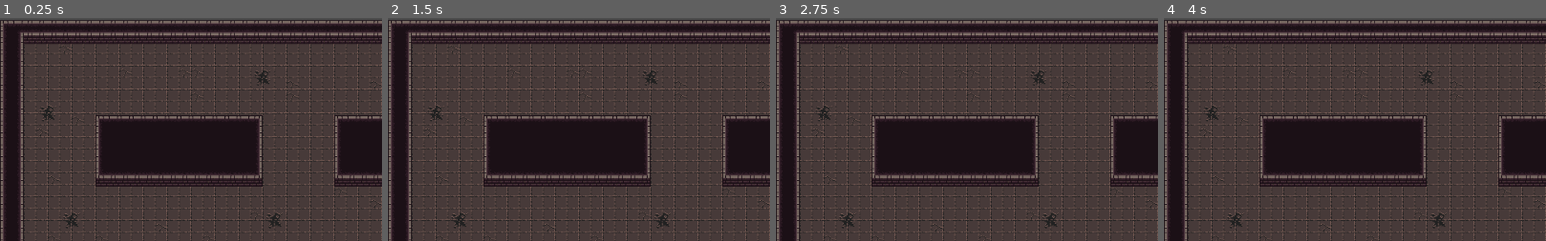
Above: before the commit, frames 1-4 (left to right).
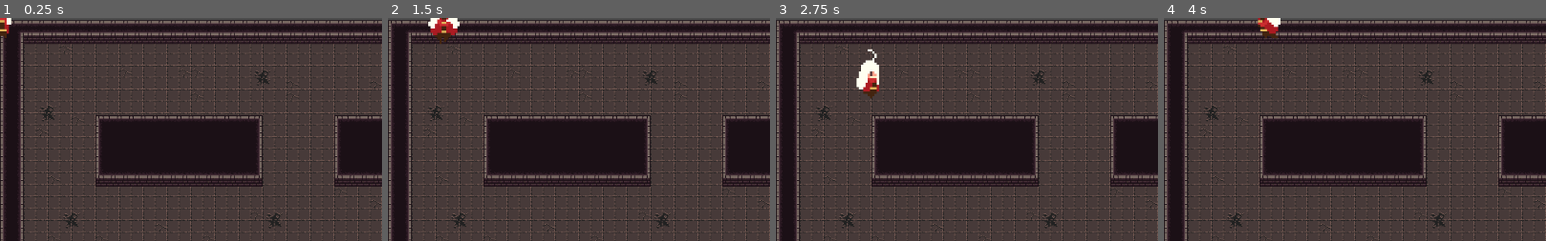
Above: after the commit, the same moments.

Repository: EncouragingGunnar/battle-arena
Game: Godot game, scene res://Scenes/World.tscn
The game is run twice, just before and just after one commit, with the same random seed, the same clock (stepped at 60 frames per second) and the same inputs.
Inputs (mouse positions are % of the whole screen's width and height, from its top left):
- Up to frame 1 (0.25 s): no input
- Up to frame 2 (1.5 s): tap Enter at 0.5 s; move the mouse to (72, 45) at 0.52 s; hold Right (ui_right) 0.53-1.28 s; click (72, 45) at 0.67 s; move the mouse to (30, 55) at 1.27 s; hold Down (ui_down) from 1.28 s (still down)
- Up to frame 3 (2.75 s): move the mouse to (60, 28) at 2.02 s; release Down (ui_down) at 2.03 s; hold Right (ui_right) from 2.03 s (still down)
- Up to frame 4 (4 s): move the mouse to (45, 70) at 2.77 s; release Right (ui_right) at 2.78 s; hold Up (ui_up) 2.78-3.53 s; click (45, 70) at 2.92 s; move the mouse to (80, 65) at 3.52 s; hold Left (ui_left) from 3.53 s (still down)
The pictures show only the part of the screen within x 0-50%, y 0-50%; the shares and areas given below are measured in that part.

The runs differ from the first frame. In frame 1, 0.2% of the frame differs, in the area x 0-3%, y 0-9%; in frame 2, 0.6%; in frame 3, 0.8%, in the area x 21-27%, y 13-36%; in frame 4, 0.4%.

Commit message:
More animations and basic movement code

Diff:
--- a/battle-arena/Chicken Runners/Scenes/Knights.tscn
+++ b/battle-arena/Chicken Runners/Scenes/Knights.tscn
@@ -1,6 +1,6 @@
 [gd_scene load_steps=3 format=2]
 
-[ext_resource path="res://Scenes/Knights.gd" type="Script" id=2]
+[ext_resource path="res://Scripts/Knights.gd" type="Script" id=2]
 
 [sub_resource type="RectangleShape2D" id=1]
 extents = Vector2( 39, 20 )
--- a/battle-arena/Chicken Runners/Scenes/Level.tscn
+++ b/battle-arena/Chicken Runners/Scenes/Level.tscn
@@ -1,10 +1,9 @@
-[gd_scene load_steps=14 format=2]
+[gd_scene load_steps=13 format=2]
 
 [ext_resource path="res://Textures/WYdv41.png" type="Texture" id=1]
 [ext_resource path="res://Textures/0f6a29db-2521-4e60-899f-1795dfa4906e.png" type="Texture" id=2]
 [ext_resource path="res://Textures/16x16 dungeon ii wall reconfig v04 spritesheet.png" type="Texture" id=3]
 [ext_resource path="res://Scripts/Level.gd" type="Script" id=5]
-[ext_resource path="res://Scenes/Knights.tscn" type="PackedScene" id=7]
 
 [sub_resource type="NavigationPolygon" id=14]
 vertices = PoolVector2Array( 985, 412, 984, 509, 33, 510, 39, 409 )
@@ -151,10 +150,6 @@
 [node name="NavigationPolygonInstance4" type="NavigationPolygonInstance" parent="MapNavigation"]
 navpoly = SubResource( 14 )
 
-[node name="Knights" parent="MapNavigation" instance=ExtResource( 7 )]
-position = Vector2( 100, 100 )
-z_index = 2
-
 [node name="Floor" type="TileMap" parent="MapNavigation"]
 position = Vector2( 0, 3 )
 tile_set = SubResource( 15 )
--- a/battle-arena/Chicken Runners/Scenes/Player.tscn
+++ b/battle-arena/Chicken Runners/Scenes/Player.tscn
@@ -26,6 +26,7 @@
 [sub_resource type="Animation" id=3]
 resource_name = "BackIdle"
 length = 0.4
+loop = true
 tracks/0/type = "value"
 tracks/0/path = NodePath("Sprite:frame")
 tracks/0/interp = 1
@@ -58,6 +59,7 @@
 [sub_resource type="Animation" id=5]
 resource_name = "BackLeftIdle"
 length = 0.4
+loop = true
 tracks/0/type = "value"
 tracks/0/path = NodePath("Sprite:frame")
 tracks/0/interp = 1
@@ -141,6 +143,7 @@
 [sub_resource type="Animation" id=11]
 resource_name = "BackRightIdle"
 length = 0.4
+loop = true
 tracks/0/type = "value"
 tracks/0/path = NodePath("Sprite:frame")
 tracks/0/interp = 1
@@ -238,6 +241,7 @@
 [sub_resource type="Animation" id=17]
 resource_name = "BackWalk"
 length = 0.7
+loop = true
 tracks/0/type = "value"
 tracks/0/path = NodePath("Sprite:frame")
 tracks/0/interp = 1
@@ -270,6 +274,7 @@
 [sub_resource type="Animation" id=19]
 resource_name = "FrontIdle"
 length = 0.4
+loop = true
 tracks/0/type = "value"
 tracks/0/path = NodePath("Sprite:frame")
 tracks/0/interp = 1
@@ -302,6 +307,7 @@
 [sub_resource type="Animation" id=21]
 resource_name = "FrontLeftIdle"
 length = 0.4
+loop = true
 tracks/0/type = "value"
 tracks/0/path = NodePath("Sprite:frame")
 tracks/0/interp = 1
@@ -349,6 +355,7 @@
 [sub_resource type="Animation" id=24]
 resource_name = "FrontLeftWalk"
 length = 0.7
+loop = true
 tracks/0/type = "value"
 tracks/0/path = NodePath("Sprite:frame")
 tracks/0/interp = 1
@@ -381,6 +388,7 @@
 [sub_resource type="Animation" id=26]
 resource_name = "FrontRightIdle"
 length = 0.4
+loop = true
 tracks/0/type = "value"
 tracks/0/path = NodePath("Sprite:frame")
 tracks/0/interp = 1
@@ -429,6 +437,7 @@
 [sub_resource type="Animation" id=29]
 resource_name = "FrontRightWalk"
 length = 0.8
+loop = true
 tracks/0/type = "value"
 tracks/0/path = NodePath("Sprite:frame")
 tracks/0/interp = 1
@@ -476,6 +485,7 @@
 
 [sub_resource type="Animation" id=32]
 resource_name = "FrontWalk"
+loop = true
 tracks/0/type = "value"
 tracks/0/path = NodePath("Sprite:frame")
 tracks/0/interp = 1
@@ -487,6 +497,86 @@
 "transitions": PoolRealArray( 1, 1, 1, 1, 1, 1, 1, 1, 1, 1 ),
 "update": 1,
 "values": [ 260, 261, 262, 263, 264, 265, 266, 267, 268, 269 ]
+}
+
+[sub_resource type="Animation" id=33]
+resource_name = "LeftBow"
+length = 0.9
+tracks/0/type = "value"
+tracks/0/path = NodePath("Sprite:frame")
+tracks/0/interp = 1
+tracks/0/loop_wrap = true
+tracks/0/imported = false
+tracks/0/enabled = true
+tracks/0/keys = {
+"times": PoolRealArray( 0, 0.1, 0.2, 0.3, 0.4, 0.5, 0.6, 0.7, 0.8 ),
+"transitions": PoolRealArray( 1, 1, 1, 1, 1, 1, 1, 1, 1 ),
+"update": 1,
+"values": [ 270, 271, 272, 274, 275, 277, 278, 279, 276 ]
+}
+
+[sub_resource type="Animation" id=34]
+resource_name = "LeftIdle"
+loop = true
+tracks/0/type = "value"
+tracks/0/path = NodePath("Sprite:frame")
+tracks/0/interp = 1
+tracks/0/loop_wrap = true
+tracks/0/imported = false
+tracks/0/enabled = true
+tracks/0/keys = {
+"times": PoolRealArray( 0, 0.1, 0.2, 0.3 ),
+"transitions": PoolRealArray( 1, 1, 1, 1 ),
+"update": 1,
+"values": [ 281, 282, 283, 284 ]
+}
+
+[sub_resource type="Animation" id=35]
+resource_name = "LeftRoll"
+length = 1.2
+tracks/0/type = "value"
+tracks/0/path = NodePath("Sprite:frame")
+tracks/0/interp = 1
+tracks/0/loop_wrap = true
+tracks/0/imported = false
+tracks/0/enabled = true
+tracks/0/keys = {
+"times": PoolRealArray( 0, 0.1, 0.2, 0.3, 0.4, 0.5, 0.6, 0.7, 0.8, 0.9, 1, 1.1 ),
+"transitions": PoolRealArray( 1, 1, 1, 1, 1, 1, 1, 1, 1, 1, 1, 1 ),
+"update": 1,
+"values": [ 287, 286, 285, 288, 289, 290, 291, 292, 294, 296, 293, 295 ]
+}
+
+[sub_resource type="Animation" id=36]
+resource_name = "LeftSlash"
+tracks/0/type = "value"
+tracks/0/path = NodePath("Sprite:frame")
+tracks/0/interp = 1
+tracks/0/loop_wrap = true
+tracks/0/imported = false
+tracks/0/enabled = true
+tracks/0/keys = {
+"times": PoolRealArray( 0, 0.1, 0.2, 0.3, 0.4, 0.5, 0.6 ),
+"transitions": PoolRealArray( 1, 1, 1, 1, 1, 1, 1 ),
+"update": 1,
+"values": [ 297, 298, 299, 302, 303, 301, 300 ]
+}
+
+[sub_resource type="Animation" id=37]
+resource_name = "LeftWalk"
+length = 0.7
+loop = true
+tracks/0/type = "value"
+tracks/0/path = NodePath("Sprite:frame")
+tracks/0/interp = 1
+tracks/0/loop_wrap = true
+tracks/0/imported = false
+tracks/0/enabled = true
+tracks/0/keys = {
+"times": PoolRealArray( 0, 0.1, 0.2, 0.3, 0.4, 0.5, 0.6 ),
+"transitions": PoolRealArray( 1, 1, 1, 1, 1, 1, 1 ),
+"update": 1,
+"values": [ 306, 307, 308, 309, 310, 311, 314 ]
 }
 
 [sub_resource type="Animation" id=7]
@@ -504,7 +594,188 @@
 "values": [ 0 ]
 }
 
-[node name="KinematicBody2D" type="KinematicBody2D"]
+[sub_resource type="Animation" id=38]
+resource_name = "RightBow"
+tracks/0/type = "value"
+tracks/0/path = NodePath("Sprite:frame")
+tracks/0/interp = 1
+tracks/0/loop_wrap = true
+tracks/0/imported = false
+tracks/0/enabled = true
+tracks/0/keys = {
+"times": PoolRealArray( 0, 0.1, 0.2, 0.3, 0.4, 0.5, 0.6, 0.7, 0.8, 0.9 ),
+"transitions": PoolRealArray( 1, 1, 1, 1, 1, 1, 1, 1, 1, 1 ),
+"update": 1,
+"values": [ 315, 320, 318, 317, 319, 321, 322, 323, 324, 325 ]
+}
+
+[sub_resource type="Animation" id=39]
+resource_name = "RightIdle"
+length = 0.4
+loop = true
+tracks/0/type = "value"
+tracks/0/path = NodePath("Sprite:frame")
+tracks/0/interp = 1
+tracks/0/loop_wrap = true
+tracks/0/imported = false
+tracks/0/enabled = true
+tracks/0/keys = {
+"times": PoolRealArray( 0, 0.1, 0.2, 0.3 ),
+"transitions": PoolRealArray( 1, 1, 1, 1 ),
+"update": 1,
+"values": [ 326, 327, 328, 329 ]
+}
+
+[sub_resource type="Animation" id=40]
+resource_name = "RightMovement"
+length = 0.7
+loop = true
+tracks/0/type = "value"
+tracks/0/path = NodePath("Sprite:frame")
+tracks/0/interp = 1
+tracks/0/loop_wrap = true
+tracks/0/imported = false
+tracks/0/enabled = true
+tracks/0/keys = {
+"times": PoolRealArray( 0, 0.1, 0.2, 0.3, 0.4, 0.5, 0.6 ),
+"transitions": PoolRealArray( 1, 1, 1, 1, 1, 1, 1 ),
+"update": 1,
+"values": [ 350, 352, 353, 354, 355, 357, 359 ]
+}
+
+[sub_resource type="Animation" id=41]
+resource_name = "RightRoll"
+length = 1.2
+tracks/0/type = "value"
+tracks/0/path = NodePath("Sprite:frame")
+tracks/0/interp = 1
+tracks/0/loop_wrap = true
+tracks/0/imported = false
+tracks/0/enabled = true
+tracks/0/keys = {
+"times": PoolRealArray( 0, 0.1, 0.2, 0.3, 0.4, 0.5, 0.6, 0.7, 0.8, 0.9, 1, 1.1 ),
+"transitions": PoolRealArray( 1, 1, 1, 1, 1, 1, 1, 1, 1, 1, 1, 1 ),
+"update": 1,
+"values": [ 330, 331, 332, 334, 336, 335, 333, 338, 340, 341, 337, 339 ]
+}
+
+[sub_resource type="Animation" id=42]
+resource_name = "RightSlash"
+length = 0.6
+tracks/0/type = "value"
+tracks/0/path = NodePath("Sprite:frame")
+tracks/0/interp = 1
+tracks/0/loop_wrap = true
+tracks/0/imported = false
+tracks/0/enabled = true
+tracks/0/keys = {
+"times": PoolRealArray( 0, 0.1, 0.2, 0.3, 0.4, 0.5 ),
+"transitions": PoolRealArray( 1, 1, 1, 1, 1, 1 ),
+"update": 1,
+"values": [ 343, 344, 345, 346, 347, 348 ]
+}
+
+[sub_resource type="AnimationNodeAnimation" id=49]
+animation = "LeftIdle"
+
+[sub_resource type="AnimationNodeAnimation" id=50]
+animation = "RightIdle"
+
+[sub_resource type="AnimationNodeAnimation" id=51]
+animation = "FrontIdle"
+
+[sub_resource type="AnimationNodeAnimation" id=52]
+animation = "BackIdle"
+
+[sub_resource type="AnimationNodeAnimation" id=53]
+animation = "FrontRightIdle"
+
+[sub_resource type="AnimationNodeAnimation" id=54]
+animation = "BackRightIdle"
+
+[sub_resource type="AnimationNodeAnimation" id=55]
+animation = "BackLeftIdle"
+
+[sub_resource type="AnimationNodeAnimation" id=56]
+animation = "FrontLeftWalk"
+
+[sub_resource type="AnimationNodeBlendSpace2D" id=43]
+blend_point_0/node = SubResource( 49 )
+blend_point_0/pos = Vector2( -1, 0 )
+blend_point_1/node = SubResource( 50 )
+blend_point_1/pos = Vector2( 1, 0 )
+blend_point_2/node = SubResource( 51 )
+blend_point_2/pos = Vector2( 0, 1 )
+blend_point_3/node = SubResource( 52 )
+blend_point_3/pos = Vector2( 0, -1 )
+blend_point_4/node = SubResource( 53 )
+blend_point_4/pos = Vector2( 0.7, 0.6 )
+blend_point_5/node = SubResource( 54 )
+blend_point_5/pos = Vector2( 0.7, -0.6 )
+blend_point_6/node = SubResource( 55 )
+blend_point_6/pos = Vector2( -0.7, -0.6 )
+blend_point_7/node = SubResource( 56 )
+blend_point_7/pos = Vector2( -0.7, 0.6 )
+blend_mode = 1
+
+[sub_resource type="AnimationNodeAnimation" id=57]
+animation = "LeftWalk"
+
+[sub_resource type="AnimationNodeAnimation" id=58]
+animation = "RightMovement"
+
+[sub_resource type="AnimationNodeAnimation" id=59]
+animation = "BackWalk"
+
+[sub_resource type="AnimationNodeAnimation" id=60]
+animation = "FrontWalk"
+
+[sub_resource type="AnimationNodeAnimation" id=61]
+animation = "BackRightWalk"
+
+[sub_resource type="AnimationNodeAnimation" id=62]
+animation = "FrontRightWalk"
+
+[sub_resource type="AnimationNodeAnimation" id=63]
+animation = "BackLeftWalk"
+
+[sub_resource type="AnimationNodeAnimation" id=64]
+animation = "FrontLeftWalk"
+
+[sub_resource type="AnimationNodeBlendSpace2D" id=44]
+blend_point_0/node = SubResource( 57 )
+blend_point_0/pos = Vector2( -1, 0 )
+blend_point_1/node = SubResource( 58 )
+blend_point_1/pos = Vector2( 1, 0 )
+blend_point_2/node = SubResource( 59 )
+blend_point_2/pos = Vector2( 0, -1 )
+blend_point_3/node = SubResource( 60 )
+blend_point_3/pos = Vector2( 0, 1 )
+blend_point_4/node = SubResource( 61 )
+blend_point_4/pos = Vector2( 0.7, -0.6 )
+blend_point_5/node = SubResource( 62 )
+blend_point_5/pos = Vector2( 0.7, 0.6 )
+blend_point_6/node = SubResource( 63 )
+blend_point_6/pos = Vector2( -0.7, -0.6 )
+blend_point_7/node = SubResource( 64 )
+blend_point_7/pos = Vector2( -0.7, 0.6 )
+blend_mode = 1
+
+[sub_resource type="AnimationNodeStateMachineTransition" id=45]
+
+[sub_resource type="AnimationNodeStateMachineTransition" id=46]
+
+[sub_resource type="AnimationNodeStateMachine" id=47]
+states/Idle/node = SubResource( 43 )
+states/Idle/position = Vector2( 115, 75.5 )
+states/Move/node = SubResource( 44 )
+states/Move/position = Vector2( 375.5, 85.5 )
+transitions = [ "Move", "Idle", SubResource( 45 ), "Idle", "Move", SubResource( 46 ) ]
+start_node = "Idle"
+
+[sub_resource type="AnimationNodeStateMachinePlayback" id=48]
+
+[node name="Player" type="KinematicBody2D"]
 script = ExtResource( 2 )
 
 [node name="Sprite" type="Sprite" parent="."]
@@ -548,9 +819,25 @@
 anims/FrontRoll = SubResource( 30 )
 anims/FrontSlash = SubResource( 31 )
 anims/FrontWalk = SubResource( 32 )
+anims/LeftBow = SubResource( 33 )
+anims/LeftIdle = SubResource( 34 )
+anims/LeftRoll = SubResource( 35 )
+anims/LeftSlash = SubResource( 36 )
+anims/LeftWalk = SubResource( 37 )
 anims/RESET = SubResource( 7 )
+anims/RightBow = SubResource( 38 )
+anims/RightIdle = SubResource( 39 )
+anims/RightMovement = SubResource( 40 )
+anims/RightRoll = SubResource( 41 )
+anims/RightSlash = SubResource( 42 )
 
 [node name="AnimationTree" type="AnimationTree" parent="."]
+tree_root = SubResource( 47 )
+anim_player = NodePath("../AnimationPlayer")
+active = true
+parameters/playback = SubResource( 48 )
+parameters/Idle/blend_position = Vector2( 0, 0 )
+parameters/Move/blend_position = Vector2( 0, 0 )
 
 [node name="StateMachine" type="Node2D" parent="."]
 
--- a/battle-arena/Chicken Runners/Scenes/World.tscn
+++ b/battle-arena/Chicken Runners/Scenes/World.tscn
@@ -1,7 +1,7 @@
 [gd_scene load_steps=3 format=2]
 
 [ext_resource path="res://Scenes/Level.tscn" type="PackedScene" id=1]
-[ext_resource path="res://Scenes/Knights.tscn" type="PackedScene" id=2]
+[ext_resource path="res://Scenes/Player.tscn" type="PackedScene" id=2]
 
 [node name="Control" type="Control"]
 anchor_right = 1.0
@@ -13,4 +13,4 @@
 
 [node name="Level" parent="." instance=ExtResource( 1 )]
 
-[node name="Knights" parent="Level" instance=ExtResource( 2 )]
+[node name="Player" parent="Level" instance=ExtResource( 2 )]
--- a/battle-arena/Chicken Runners/Scripts/Level.gd
+++ b/battle-arena/Chicken Runners/Scripts/Level.gd
@@ -1,7 +1,6 @@
 extends Node2D
 
 onready var mapNavigation = $MapNavigation
-onready var knight = $Knights
 
 
 func _ready() -> void:
--- a/battle-arena/Chicken Runners/Scripts/Player.gd
+++ b/battle-arena/Chicken Runners/Scripts/Player.gd
@@ -1,16 +1,28 @@
 extends KinematicBody2D
 
+const ACCEL = 300
+const MAX_SPEED = 100
+const FRICTION = 500
 
-# Declare member variables here. Examples:
-# var a = 2
-# var b = "text"
+var velocity = Vector2.ZERO
 
+onready var animationPlayer = $AnimationPlayer
+onready var animationTree = $AnimationTree
+onready var animationState = animationTree.get("parameters/playback")
 
-# Called when the node enters the scene tree for the first time.
-func _ready():
-	pass # Replace with function body.
+func _physics_process(delta):
+	var input_vector = Vector2.ZERO
+	input_vector.x = Input.get_action_strength("ui_right") - Input.get_action_strength("ui_left")
+	input_vector.y = Input.get_action_strength("ui_down") - Input.get_action_strength("ui_up")
+	input_vector = input_vector.normalized()
 
+	if input_vector != Vector2.ZERO:
+		animationTree.set("parameters/Idle/blend_position", input_vector)
+		animationTree.set("parameters/Move/blend_position", input_vector)
+		animationState.travel("Move")
+		velocity = velocity.move_toward(input_vector * MAX_SPEED, ACCEL *  delta)
+	else:
+		animationState.travel("Idle")
+		velocity = velocity.move_toward(Vector2.ZERO, FRICTION * delta)
 
-# Called every frame. 'delta' is the elapsed time since the previous frame.
-#func _process(delta):
-#	pass
+	velocity = move_and_slide(velocity)
Not shown: 1 places in battle-arena/Chicken Runners/Scenes/Player.tscn that only renumber resources
Renamed: battle-arena/Chicken Runners/Scenes/Knights.gd -> battle-arena/Chicken Runners/Scripts/Knights.gd
